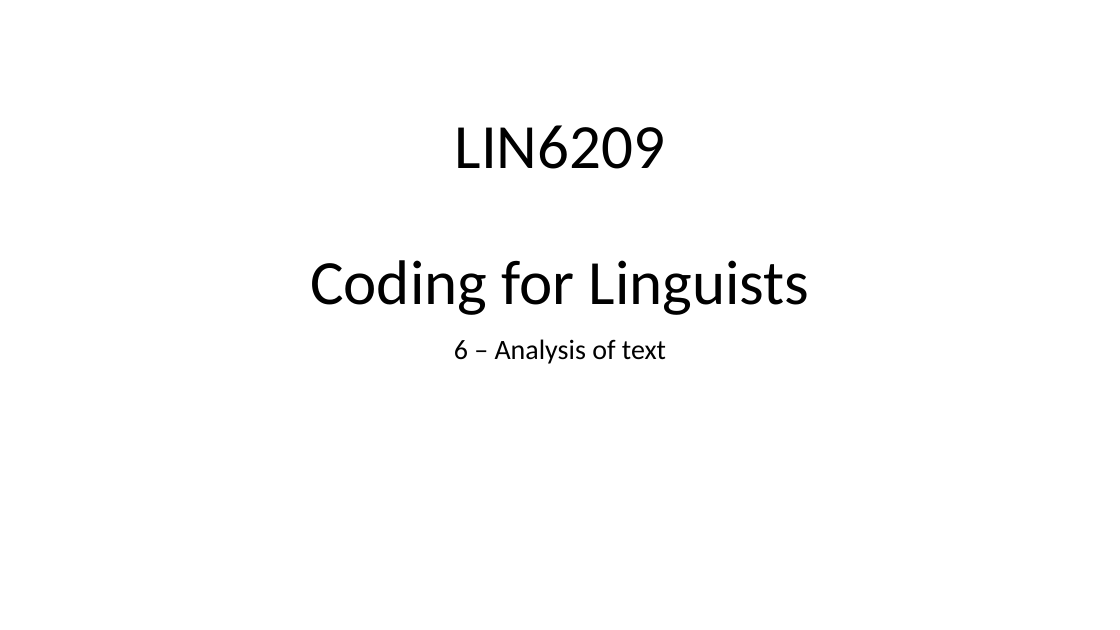
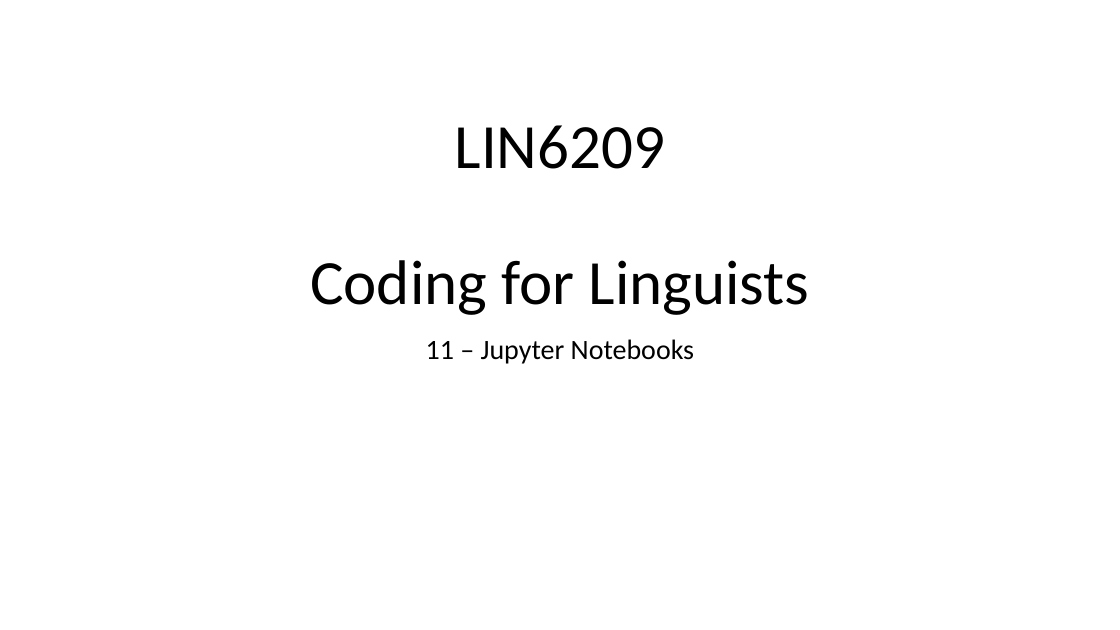
Before and after one commit to greenspangle/LIN6209, a slide deck: slide 1 of w6_analysis_of_text_pt1/w6_analysis_of_text.pptx. Drawn at 1120x630 pixels with LibreOffice and Linux fonts; fonts in the diff are those of the drawing. Boxes give left, top, right and bottom in pixels: in the first picture for what was removed or moved away, otherwise in the second. Text is boxed around its words. In the diff, an @@ line names an element or a change of style, - is before the commit and + after.

```diff
--- a/w6_analysis_of_text_pt1/w6_analysis_of_text.pptx
+++ b/w6_analysis_of_text_pt1/w6_analysis_of_text.pptx
@@ subtitle at [426, 339, 694, 364]: text changed @@
-6 – Analysis of text
+11 – Jupyter Notebooks
```
Also in this commit, not shown: 1 other slide changed, 7 other files.
